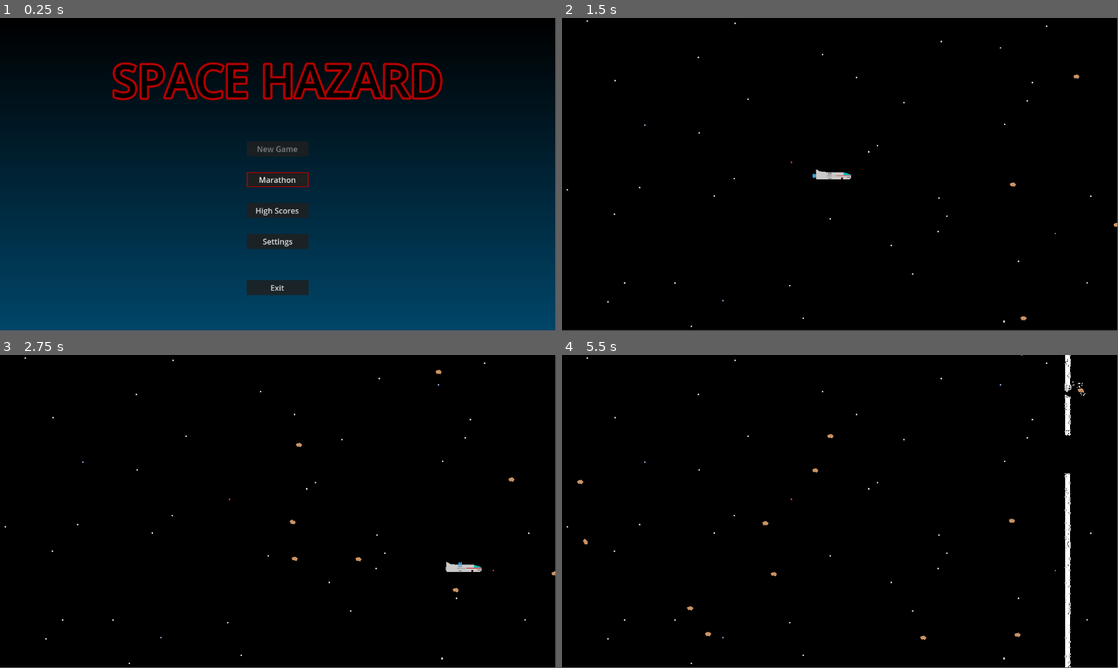
Above: before the commit, frames 1-4 (two rows, left to right).
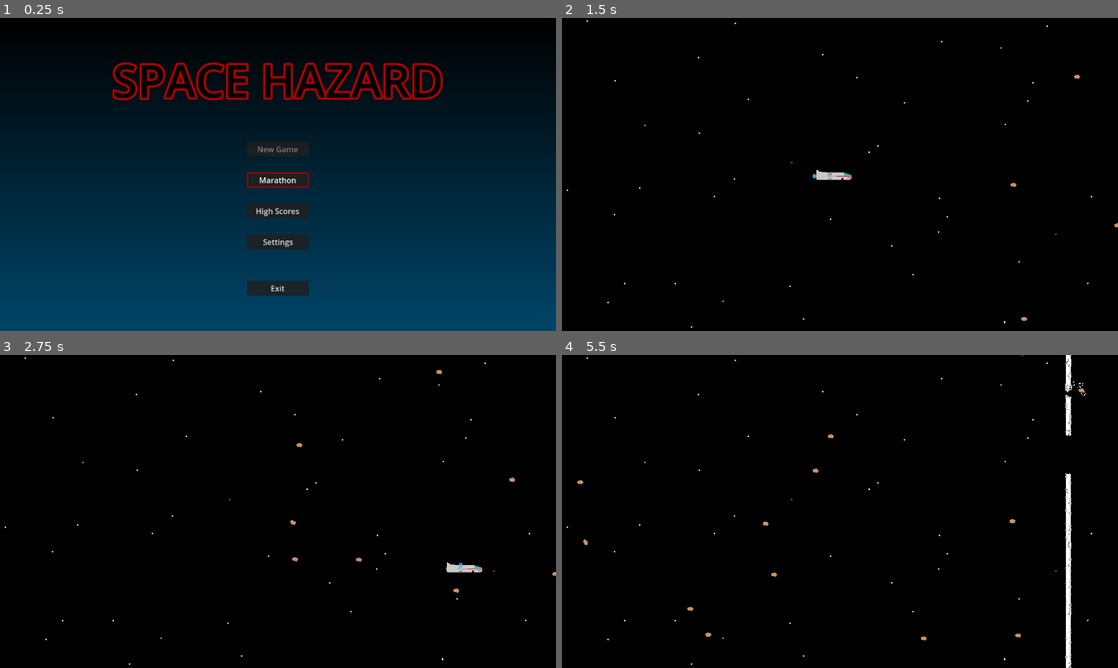
Above: after the commit, the same moments.

Repository: fractalate/space-hazard
Game: Godot game, scene res://main.tscn
The game is run twice, just before and just after one commit, with the same random seed, the same clock (stepped at 60 frames per second) and the same inputs.
Inputs:
- Up to frame 1 (0.25 s): no input
- Up to frame 2 (1.5 s): click "Marathon" at 0.5 s; tap Enter at 1.25 s; hold Right (right) from 1.28 s (still down)
- Up to frame 3 (2.75 s): release Right (right) at 2.03 s; hold Down (down) from 2.03 s (still down)
- Up to frame 4 (5.5 s): release Down (down) at 2.78 s; hold Right (right) 2.78-3.53 s; hold Up (up) 3.53-4.28 s; hold Left (left) from 4.28 s (still down)
In our replay, the window is 799x449 before the commit and 800x450 after it. These sizes can differ from the game's own. Grey fills any space a smaller window leaves; there, only what the larger window draws over its background counts as a difference.

The runs differ from the first frame. In frame 1, 1.9% of the frame differs, in the area x 20-100%, y 0-89%; in frame 2, 0.2%; in frame 3, 0.2%; in frame 4, 0.6%.

Commit message:
Allow Visual Game Scaling

Diff:
--- a/levels/demo/level_demo.gd
+++ b/levels/demo/level_demo.gd
@@ -10,6 +10,9 @@
 var dust_spawn_rate_max = .3
 var time_before_dust_spawn = rand_time_before_dust_spawn()
 
+var viewport_width_initial = ProjectSettings.get_setting("display/window/size/viewport_width")
+var viewport_height_initial = ProjectSettings.get_setting("display/window/size/viewport_height")
+
 func rand_time_before_rock_spawn():
 	return randf_range(1.0 / rock_spawn_rate_max, 1.0 / rock_spawn_rate_min)
 
@@ -17,18 +20,18 @@
 	return randf_range(1.0 / dust_spawn_rate_max, 1.0 / dust_spawn_rate_min)
 
 func spawn_rock():
-	var vp = get_viewport_rect()
+	var vp = Vector2(viewport_width_initial, viewport_height_initial)
 	var rock = Rock.instantiate()
 	# TODO: Spawn on top, bottom, left, or right edges instead of just right.
 	rock.linear_velocity = Vector2(-randi_range(300, 600), 0).rotated(randf_range(deg_to_rad(-10), deg_to_rad(10)))
-	rock.position = Vector2(vp.size.x - 1, randi_range(0, vp.size.y - 1))
+	rock.position = Vector2(vp.x - 1, randi_range(0, vp.y - 1))
 	add_child(rock)
 
 func spawn_dust():
-	var vp = get_viewport_rect()
-	var rand_y = randi_range(0, vp.size.y - 1)
-	for x in range(vp.size.x - 10, vp.size.x, 2):
-		for y in range(0, vp.size.y, 2):
+	var vp = Vector2(viewport_width_initial, viewport_height_initial)
+	var rand_y = randi_range(0, vp.y - 1)
+	for x in range(vp.x - 10, vp.x, 2):
+		for y in range(0, vp.y, 2):
 			if y < rand_y - 40 or y > rand_y + 40:
 				var dust = Dust.instantiate()
 				dust.linear_velocity = Vector2(-randi_range(490, 500), 0).rotated(randf_range(deg_to_rad(-1), deg_to_rad(1)))
--- a/main.gd
+++ b/main.gd
@@ -6,10 +6,13 @@
 var LevelDemo = load('res://levels/demo/level_demo.tscn')
 var PlayerShip = load('res://ship/player_ship.tscn')
 
+var viewport_width_initial = ProjectSettings.get_setting("display/window/size/viewport_width")
+var viewport_height_initial = ProjectSettings.get_setting("display/window/size/viewport_height")
+
 func start_level_demo():
 	add_child(LevelDemo.instantiate())
 	var playerShip = PlayerShip.instantiate()
-	playerShip.position = get_viewport_rect().size / 2
+	playerShip.position = Vector2(viewport_width_initial, viewport_height_initial) / 2
 	add_child(playerShip)
 
 func set_main_menu_visible(visible: bool):
--- a/project.godot
+++ b/project.godot
@@ -14,6 +14,11 @@
 run/main_scene="res://main.tscn"
 config/features=PackedStringArray("4.2", "GL Compatibility")
 config/icon="res://icon.svg"
+
+[display]
+
+window/stretch/mode="viewport"
+window/stretch/aspect="expand"
 
 [input]
 
